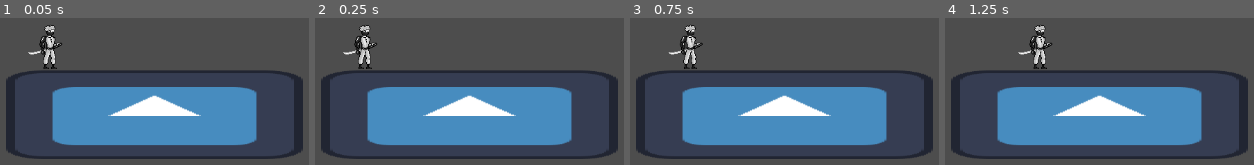
Above: before the commit, frames 1-4 (left to right).
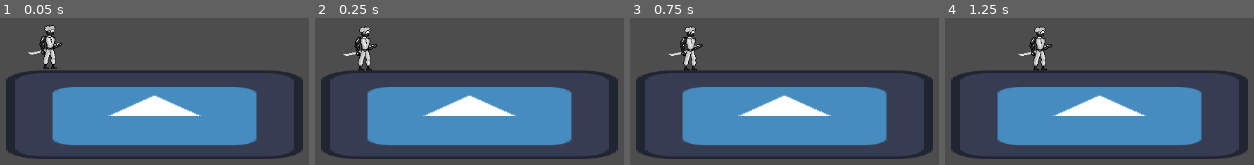
Above: after the commit, the same moments.

Repository: Dkoplik/Paint-it-Black
Game: Godot game, scene res://test_movement.tscn
Same seed, same stepped clock (60 frames per second), same inputs: the game is played once before the commit and once after it. The project has no main scene, so this scene is started directly. The engine's default icon, where the game draws it, is replaced by a stand-in: a white triangle on a blue panel in a dark square.
Inputs:
- Up to frame 1 (0.05 s): no input
- Up to frame 2 (0.25 s): no input
- Up to frame 3 (0.75 s): tap Enter at 0.5 s; hold D (right) from 0.53 s (still down)
- Up to frame 4 (1.25 s): keep holding D (right)

Frame 1 is identical in both runs. In frame 2, 0.8% of the frame differs, in the area x 9-21%, y 4-37%; in frame 3, 0.8%; in frame 4, 0.8%, in the area x 23-35%, y 4-37%.

Commit message:
Добавил гравитацию

Diff:
--- a/Paint-it-Black/basic_character_movement.gd
+++ b/Paint-it-Black/basic_character_movement.gd
@@ -29,6 +29,7 @@
 
 func _physics_process(delta) -> void:
 	character_body.move_and_slide()
+	_gravity_and_slide(delta)
 	# ToDo: Тут тупо разместить приватные функции с нужными проверками и
 	# изменениями. Проблема в том, что эта виртуальная функция будет
 	# перезаписана при наследовании, из-за чего весь нужный функционал должен
@@ -79,6 +80,18 @@
 	if(velocity == 0):
 		return 0
 
+## Создаёт гравитацию
+func _gravity_and_slide(delta):
+	if not character_body.is_on_floor():
+		if character_body.is_on_wall():  # скольжение по стене (падает медленее).
+			character_body.velocity.y += movement_data.sliding_acceleration * delta
+		else:	# обычная гравитация
+			character_body.velocity.y += _fall_speed(movement_data.gravity * delta)
+
+## Вычисляет скорость падения
+func _fall_speed(speed):
+	if speed<movement_data.max_fall_speed:
+		return speed
 
 ## Добавляет к текущей скорости [member CharacterBody2D.velocity] заданный
 ## вектор скорости [param velocity]. Эта функция нужна для тех случаев, когда на
